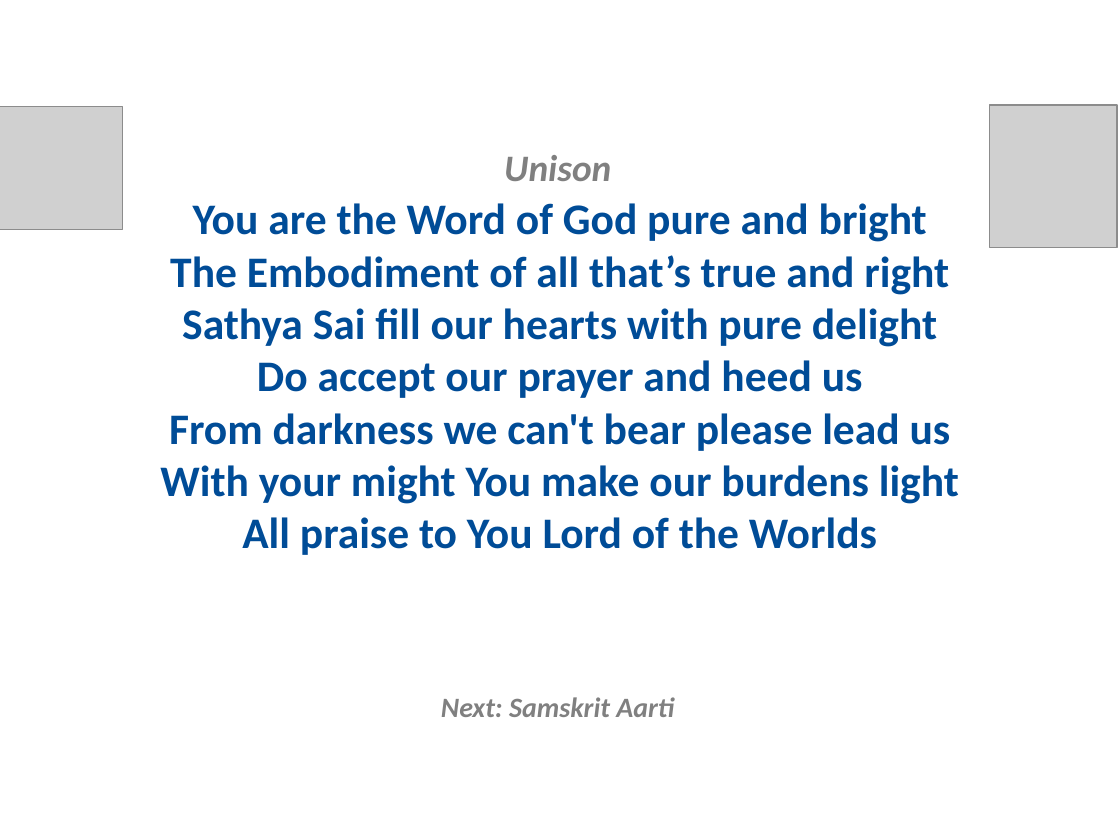
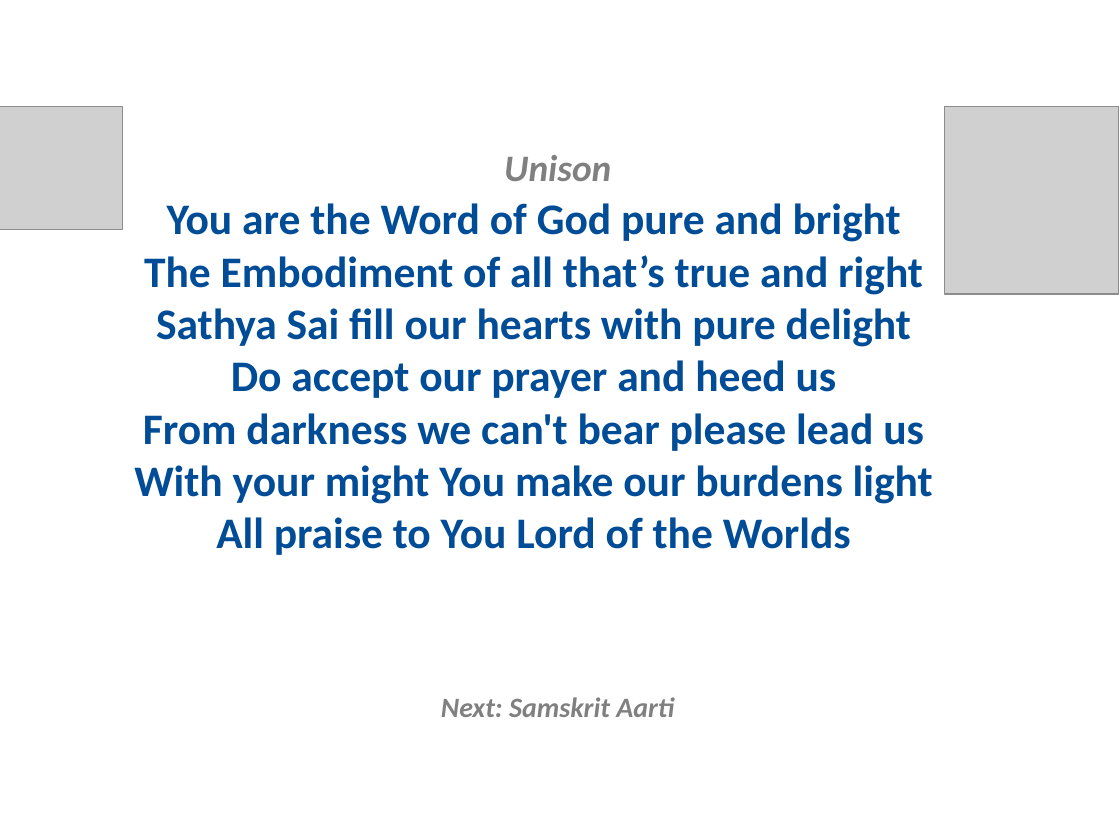
Before and after one commit to rkanadam/saibhajanmaker, a slide deck: slide 6 of WebContent/WEB-INF/templates/25th Anniversary/postUnison.pptx. Drawn at 1120x840 pixels with LibreOffice and Linux fonts; fonts in the diff are those of the drawing; grey boxes stand for pictures. Boxes give left, top, right and bottom in pixels: in the first picture for what was removed or moved away, otherwise in the second. Text is boxed around its words. In the diff, an @@ line names an element or a change of style, - is before the commit and + after.

```diff
--- a/WebContent/WEB-INF/templates/25th Anniversary/postUnison.pptx
+++ b/WebContent/WEB-INF/templates/25th Anniversary/postUnison.pptx
@@ picture: place and size @@
-picture at <box>990,105,1118,248</box>
+picture at <box>945,106,1119,295</box>
@@ text "You are the Word of ...": place and size @@
-text "You are the Word of ..." at <box>160,203,959,549</box>
+text "You are the Word of ..." at <box>134,203,933,549</box>
```
Also in this commit, not shown: 11 other slides changed, 7 other files.
